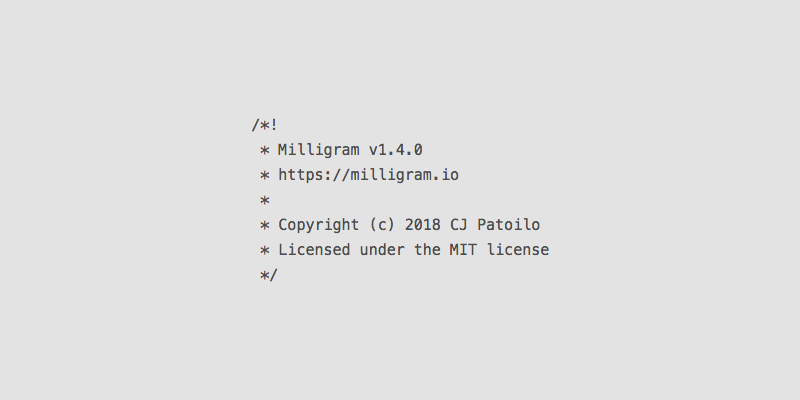
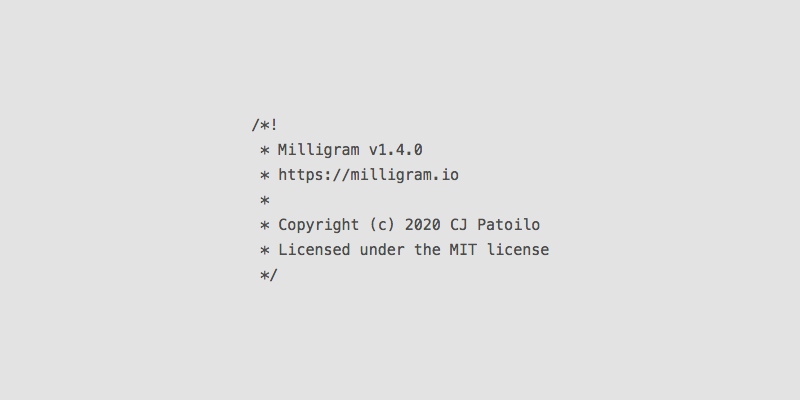
Layer changes from the first w=800, h=400 image to the second:
"logo": opacity 90% → 100%, painted on it over [422, 218, 441, 231]
